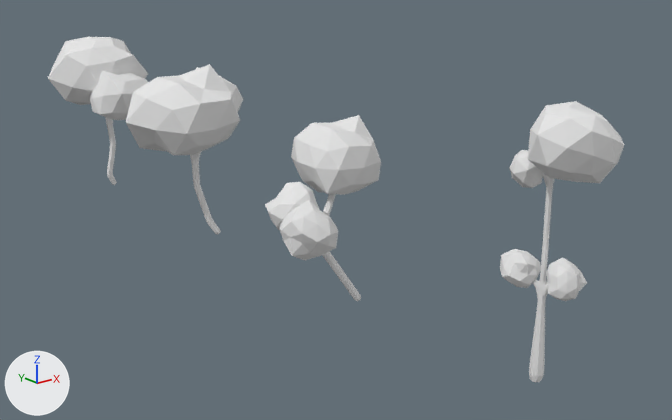
One commit to the Blender file Assets/Models/tree_2.7.blend: the scene before it, then after it.
Rendered twice from a 50 mm camera at (-24.1, -26.9, 15.1) aimed at (1.9, 5.6, 2.1). The axes (+X, +Y, +Z) are drawn at lower left. The lights are the same throughout.
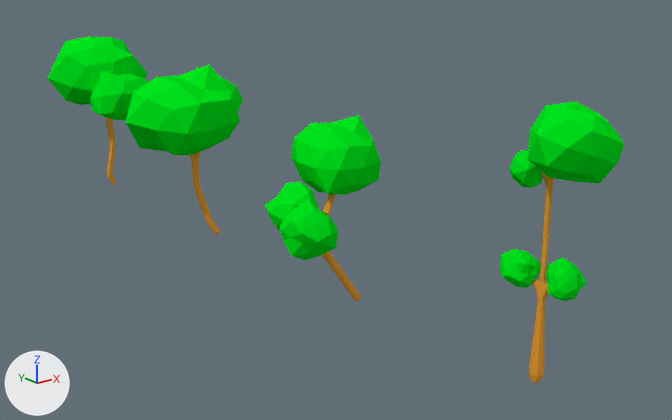
Boxes [x1, y1, x2, y2] around the edits, measured in the pictures (672 x 420 px):
```json
{"object": "Icosphere.004", "change": "recoloured", "before": [126, 64, 240, 155], "after": [126, 64, 240, 155], "on screen": "white to green"}
{"object": "Icosphere.010", "change": "recoloured", "before": [528, 101, 624, 183], "after": [528, 101, 624, 183], "on screen": "white to green"}
{"object": "Icosphere", "change": "recoloured", "before": [291, 115, 381, 195], "after": [291, 115, 381, 195], "on screen": "white to green"}
{"object": "Icosphere.006", "change": "recoloured", "before": [48, 37, 148, 105], "after": [48, 37, 148, 105], "on screen": "white to green"}
{"object": "Icosphere.001", "change": "recoloured", "before": [279, 200, 338, 260], "after": [279, 200, 338, 260], "on screen": "white to green"}
{"object": "Cube.003", "change": "recoloured", "before": [529, 172, 555, 382], "after": [529, 172, 555, 382], "on screen": "white to orange"}
{"object": "Icosphere.005", "change": "recoloured", "before": [90, 71, 148, 120], "after": [90, 71, 148, 120], "on screen": "white to green"}
{"object": "Icosphere.007", "change": "recoloured", "before": [546, 257, 587, 301], "after": [546, 257, 587, 301], "on screen": "white to green"}
{"object": "Icosphere.008", "change": "recoloured", "before": [500, 249, 541, 288], "after": [500, 249, 541, 288], "on screen": "white to green"}
{"object": "Icosphere.002", "change": "recoloured", "before": [265, 182, 320, 230], "after": [265, 182, 320, 230], "on screen": "white to green"}
{"object": "Icosphere.009", "change": "recoloured", "before": [509, 150, 543, 188], "after": [509, 150, 543, 188], "on screen": "white to green"}
{"object": "Cube", "change": "recoloured", "before": [322, 194, 361, 301], "after": [322, 194, 361, 301]}
{"object": "Cube.001", "change": "recoloured", "before": [190, 151, 221, 235], "after": [190, 151, 221, 235]}
{"object": "Cube.002", "change": "recoloured", "before": [106, 118, 117, 185], "after": [106, 118, 117, 185]}
{"object": "Icosphere.003", "change": "recoloured", "before": [195, 67, 243, 112], "after": [195, 67, 243, 112], "on screen": "white to green"}
```

Scene script edits in JSON lines:
```json
{"op": "set", "path": "mat_leaf.base_color", "old": "(0.8, 0.8, 0.8)", "new": "(0.0, 0.8, 0.0119)", "note": "white #e7e7e7 -> green #00e71c"}
{"op": "set", "path": "mat_wood.base_color", "old": "(0.8, 0.8, 0.8)", "new": "(0.8, 0.34, 0.0371)", "note": "white #e7e7e7 -> orange #e79e36"}
```
